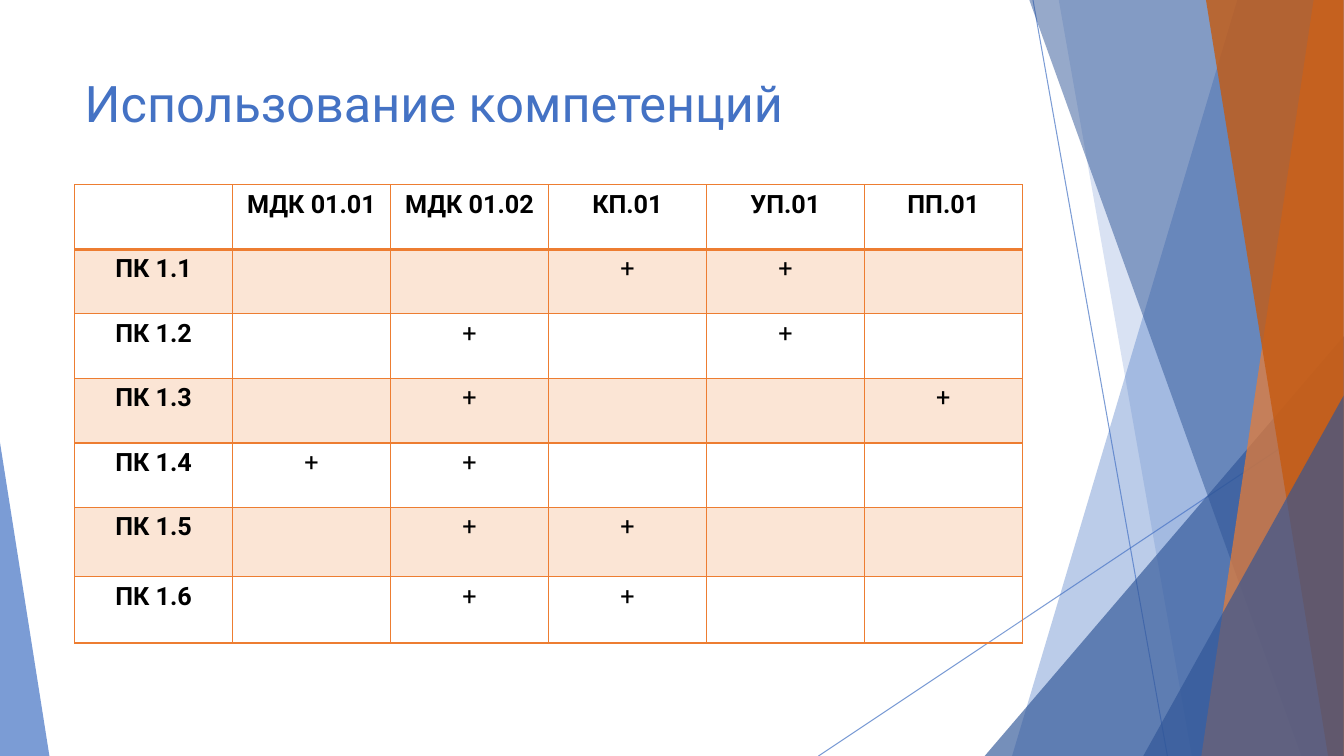
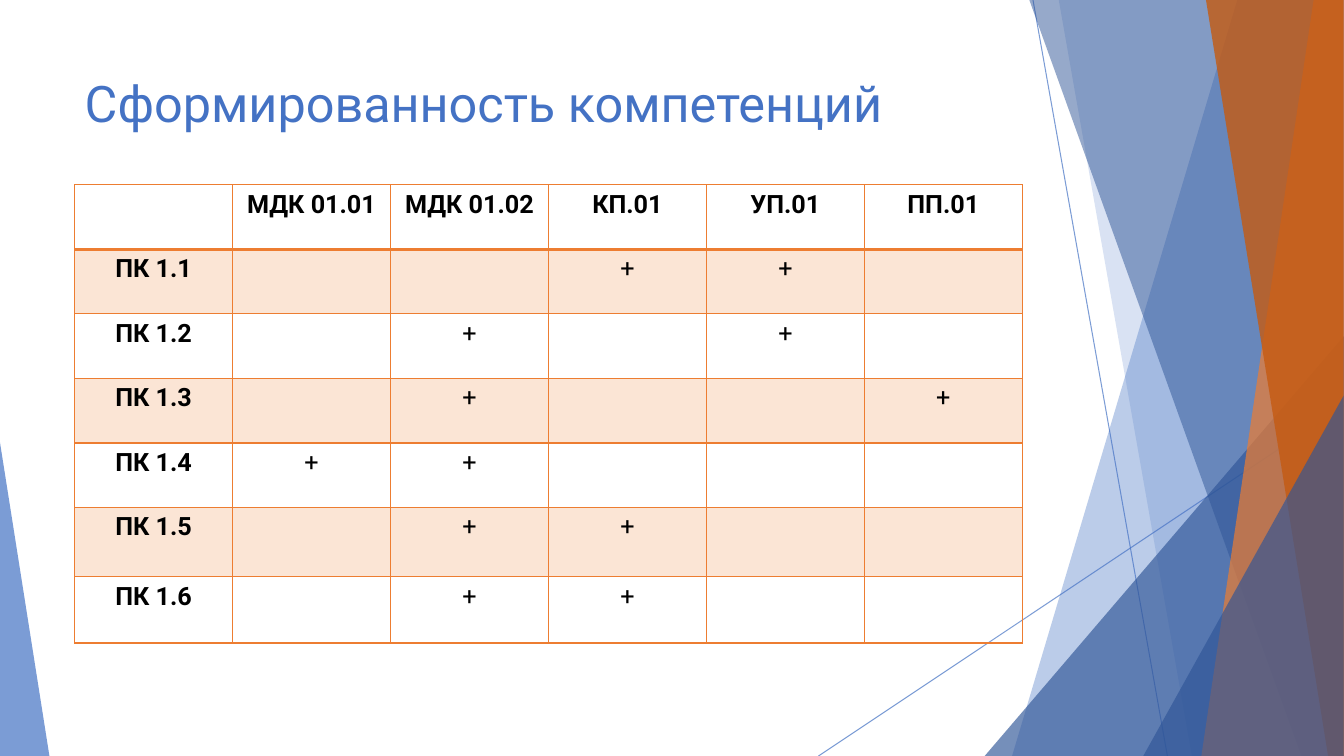
Before and after one commit to prog-kkkmt/p1-17, a slide deck: slide 2 of Модульный экзамен/Модульный экзамен Попкова.pptx. Drawn at 1344x756 pixels with LibreOffice and Linux fonts; fonts in the diff are those of the drawing. Boxes give left, top, right and bottom in pixels: in the first picture for what was removed or moved away, otherwise in the second. Text is boxed around its words. In the diff, an @@ line names an element or a change of style, - is before the commit and + after.

Commit message:
Update

```diff
--- a/Модульный экзамен/Модульный экзамен Попкова.pptx
+++ b/Модульный экзамен/Модульный экзамен Попкова.pptx
@@ title at bbox=[85, 84, 882, 133]: text changed @@
-Использование компетенций
+Cформированность компетенций
```
